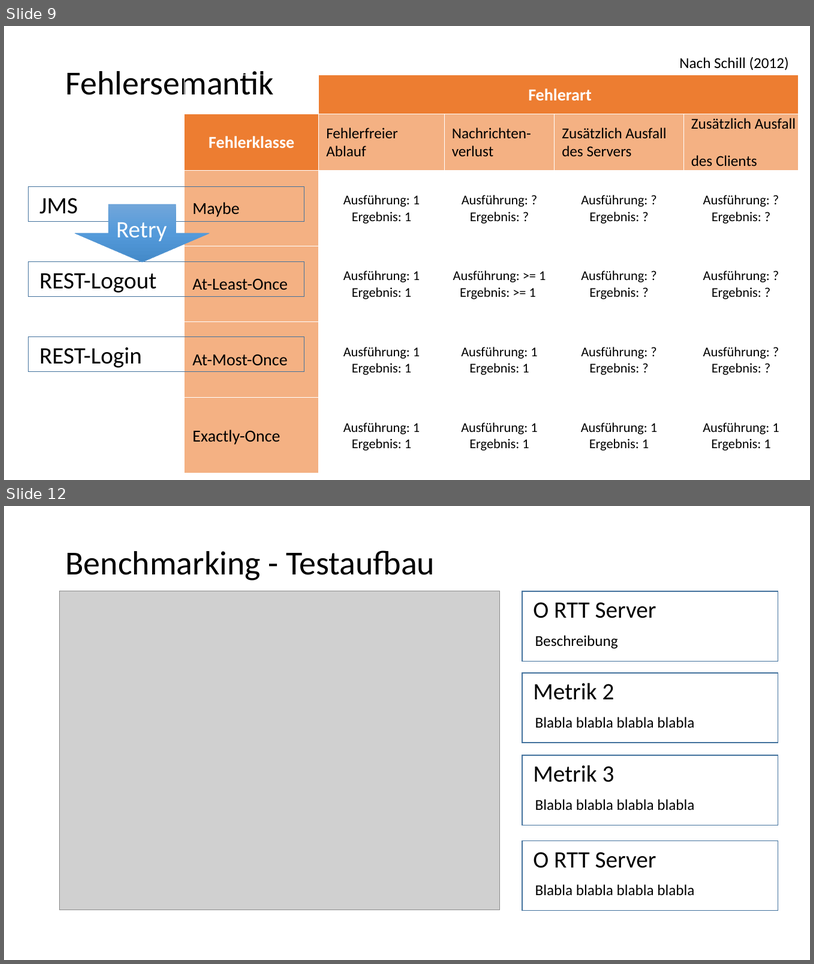
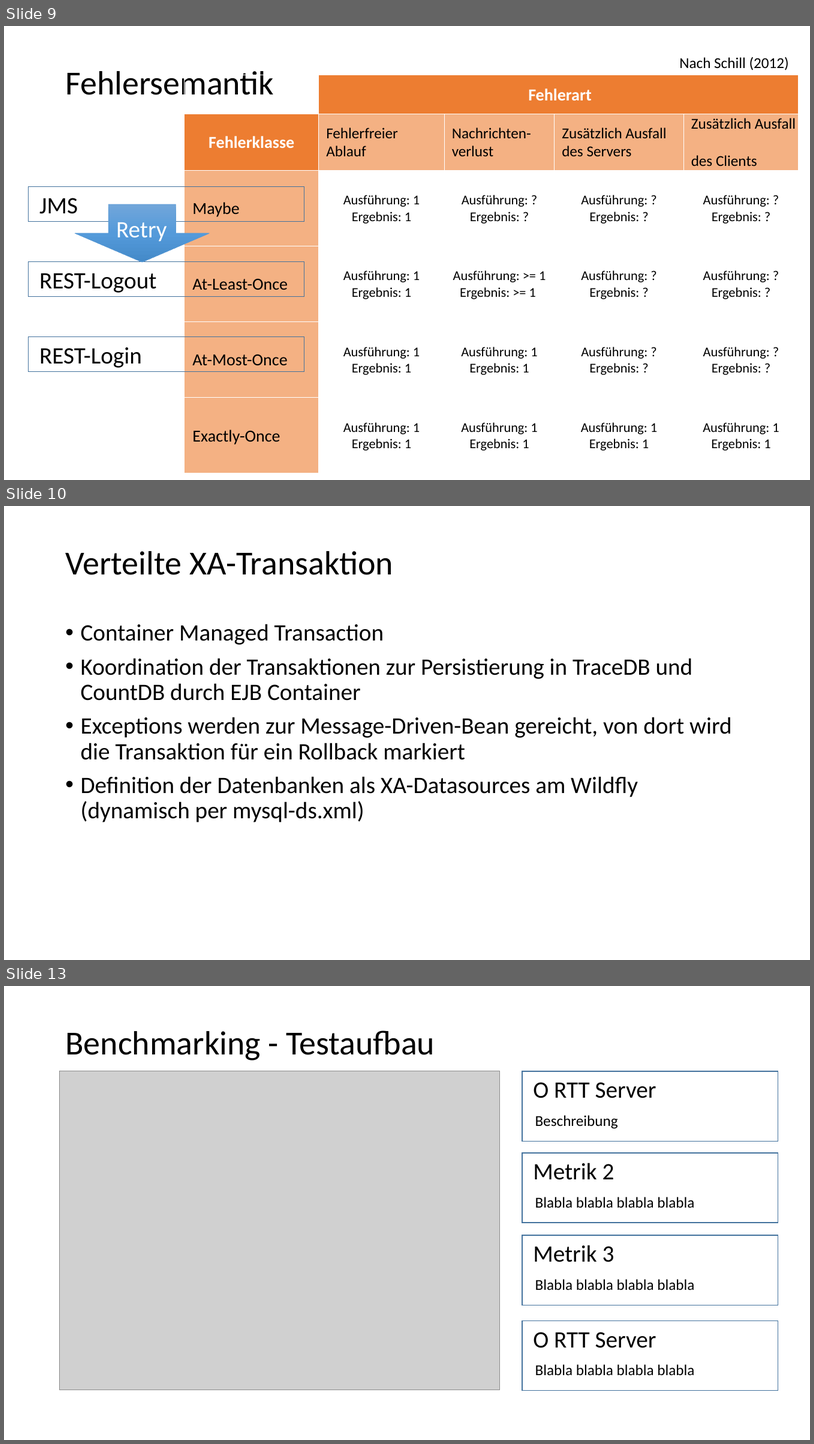
Before and after one commit to chrissike/chatapplication, a slide deck: dokumentation/vortrag.pptx. Shown one above the other, each under a label of ours: slides 9 and 12 before the commit, slides 9, 10 and 13 after it; the slides between them are not shown. The pictures are 814x964 and 814x1444 pixels, drawn with LibreOffice and Linux fonts; fonts in the diff are those of the drawing; grey boxes stand for pictures; background and template pictures are left out. Boxes give left, top, right and bottom in pixels: in the first picture for what was removed or moved away, otherwise in the second. Text is boxed around its words. In the diff, an @@ line names an element or a change of style, - is before the commit and + after.

Commit message:
Ergänzung XA und Wildflyupdate

```diff
--- a/dokumentation/vortrag.pptx
+++ b/dokumentation/vortrag.pptx
@@ slide 10 added at [4, 506, 810, 960], background #FFFFFF @@
@@ title added at [65, 551, 393, 575], 40 pt, text #000000 @@
+Verteilte XA-Transaktion
@@ text added at [81, 624, 732, 822], 28 pt, text #000000 @@
+• Container Managed Transaction
+• Koordination der Transaktionen zur Persistierung in TraceDB und CountDB durch EJB Container
+• Exceptions werden zur Message-Driven-Bean gereicht, von dort wird die Transaktion für ein Rollback markiert
+• Definition der Datenbanken als XA-Datasources am Wildfly (dynamisch per mysql-ds.xml)
@@ what was slide 12 is now slide 13 @@
```
Also in this commit, not shown: 3 slides changed.
